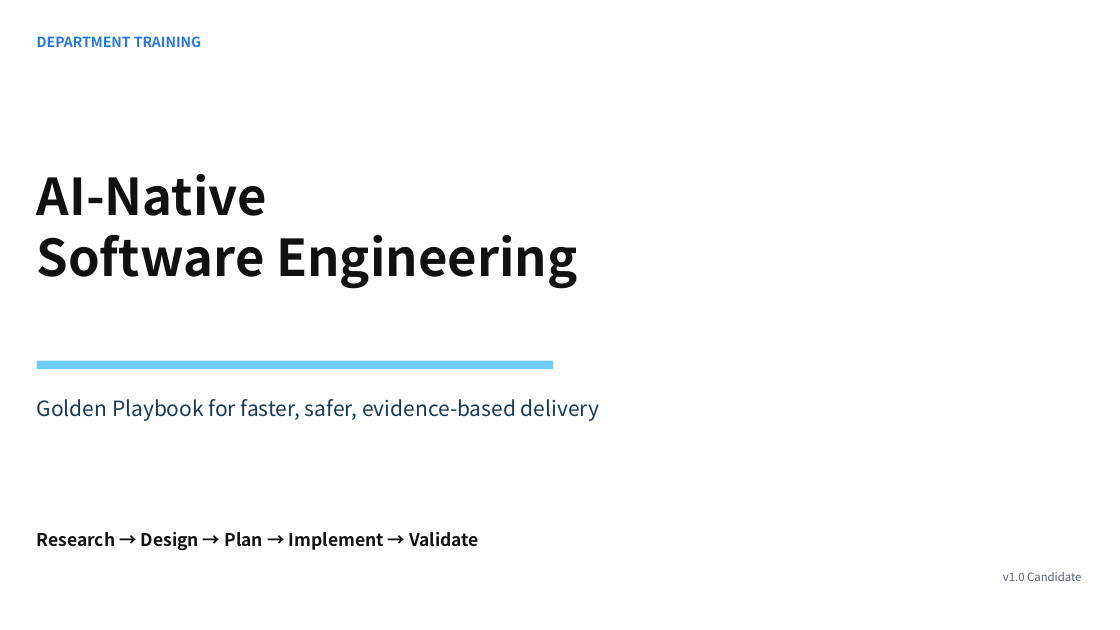
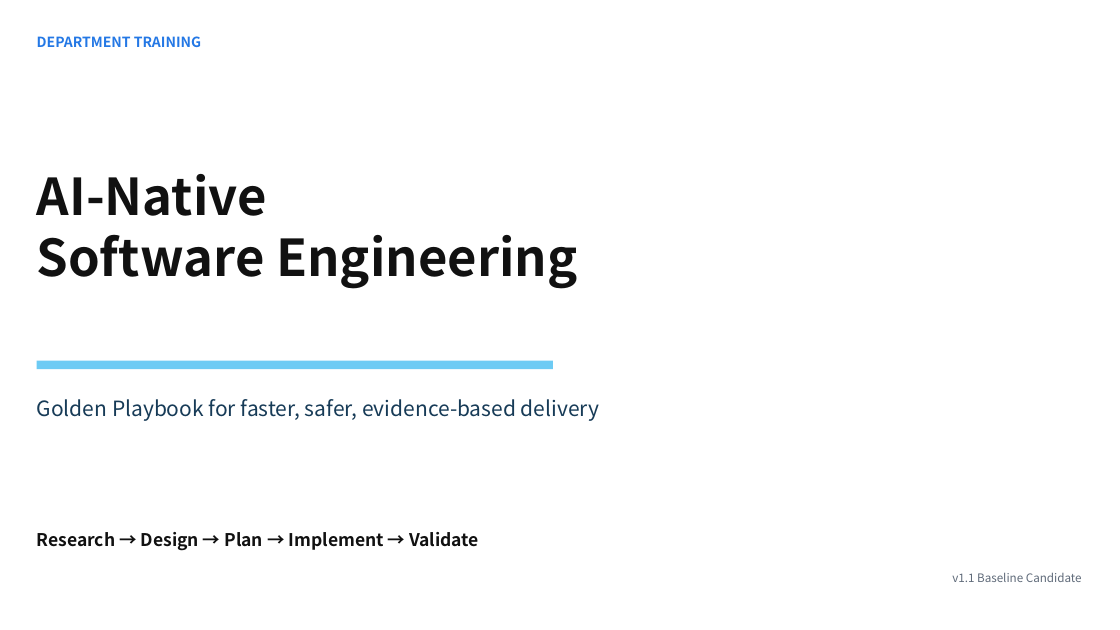
Before and after one commit to yschiang/ai_engineering, a slide deck: slide 1 of presentation/06_Training_Presentation.pptx. Drawn at 1120x630 pixels with LibreOffice and Linux fonts; fonts in the diff are those of the drawing. Boxes give left, top, right and bottom in pixels: in the first picture for what was removed or moved away, otherwise in the second. Text is boxed around its words. In the diff, an @@ line names an element or a change of style, - is before the commit and + after.

```diff
--- a/presentation/06_Training_Presentation.pptx
+++ b/presentation/06_Training_Presentation.pptx
@@ text at [952, 572, 1082, 582]: text changed; size 9.8 to 10 pt; text colour #5C6570 to #606B7A @@
-v1.0 Candidate
+v1.1 Baseline Candidate
```
Also in this commit, not shown: 4 other slides changed.
